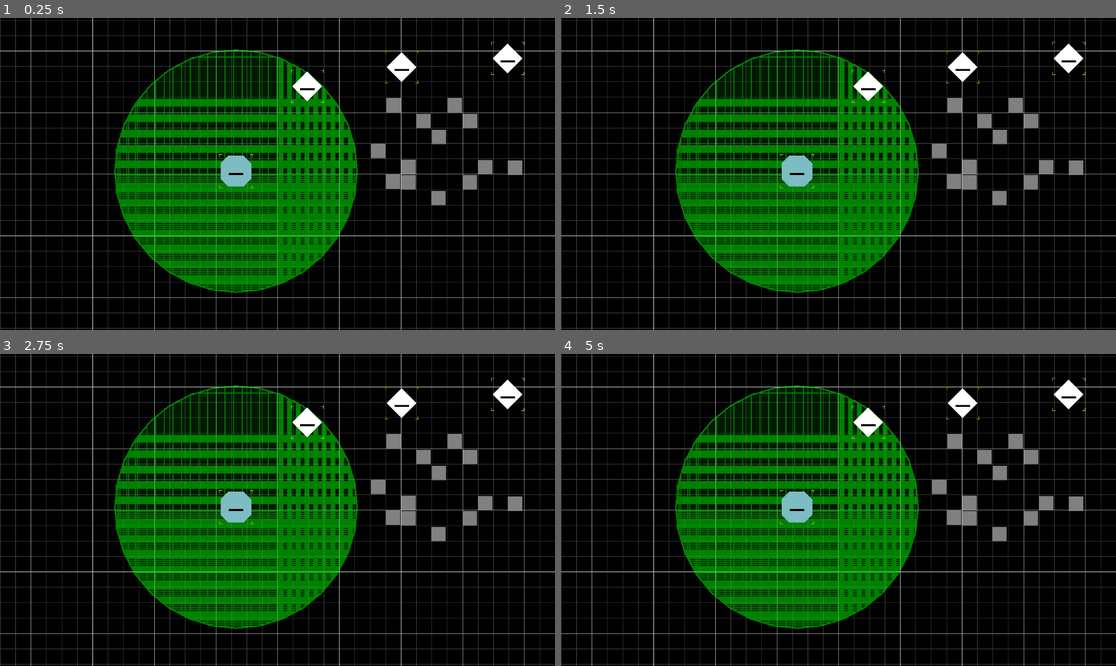
Above: before the commit, frames 1-4 (two rows, left to right).
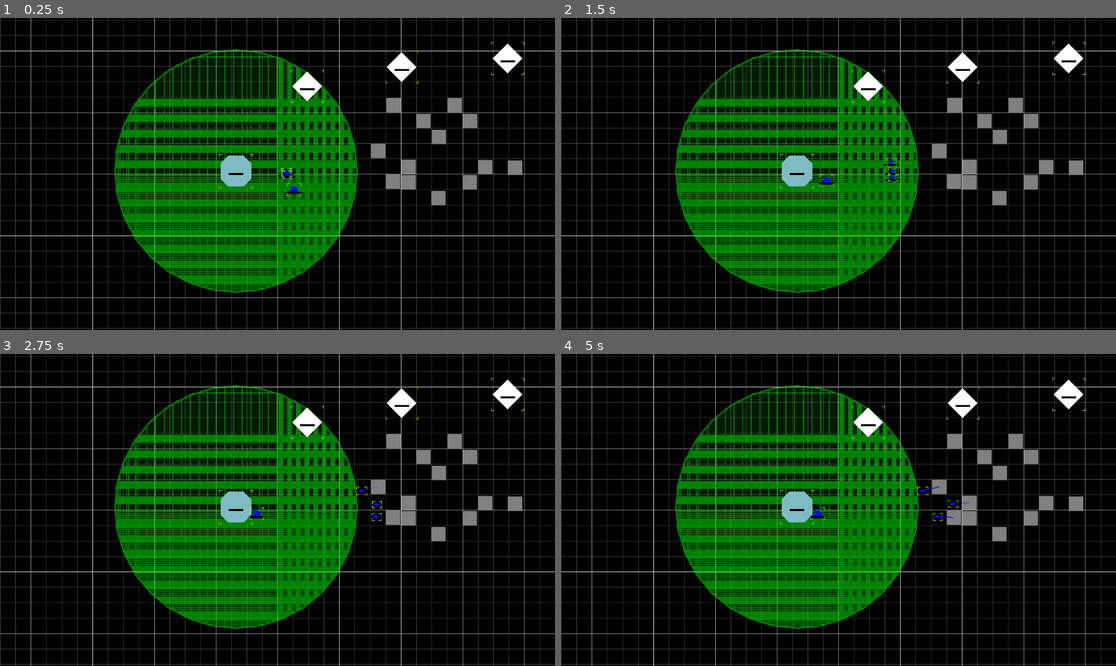
Above: after the commit, the same moments.

Repository: AtkinTC/space-industry-v4
Game: Godot game, scene res://game/test_scene.tscn
Two runs of this game, one before a commit and one after it. Both use one fixed random seed, a clock stepped at 60 frames per second and the inputs below.
Inputs (mouse positions are in pixels of both pictures, inside the frame that each line leads up to):
- Up to frame 1 (0.25 s): no input
- Up to frame 2 (1.5 s): move the mouse to (960, 158) at 0.52 s; click (960, 158) at 0.67 s; move the mouse to (727, 189) at 1.27 s; click (727, 189) at 1.42 s
- Up to frame 3 (2.75 s): move the mouse to (333, 441) at 2.02 s; click (333, 441) at 2.17 s
- Up to frame 4 (5 s): tap Enter at 2.75, 4.25 s; move the mouse to (810, 572) at 2.77 s; click (810, 572) at 2.92 s; tap Space at 3.5 s; move the mouse to (1005, 556) at 3.52 s; click (1005, 556) at 3.67 s; move the mouse to (672, 463) at 4.27 s; click (672, 463) at 4.42 s

The runs differ from the first frame. In frame 1, 0.1% of the frame differs, in the area x 50-55%, y 47-58%; in frame 2, 0.1%; in frame 3, 0.1%; in frame 4, 0.2%, in the area x 44-74%, y 42-54%.
Error before the commit: Cannot call method 'add_child' on a null value. (res://singleton/entity_manager.gd:48)

Commit message:
move more of entity class responsibility into EntityDefinition classes

Diff:
--- a/game/entity/entity.gd
+++ b/game/entity/entity.gd
@@ -34,6 +34,10 @@
 	deferred_ready.call_deferred()
 	setup_inventory()
 
+	if(entity_def.influence_radius > 0):
+		var influence_node := InfluenceNode.new(entity_def.influence_radius)
+		add_child(influence_node)
+
 	if (tools_node != null):
 		for child in tools_node.get_children():
 			if(child is Tool):
@@ -45,7 +49,7 @@
 	SignalBus.entity_ready.emit(self)
 
 func setup_inventory() -> void:
-	if(inventory == null):
+	if(inventory == null && entity_def.base_inventory_capacity > 0):
 		inventory = Inventory.new(entity_def.base_inventory_capacity)
 
 func get_tools(tool_type : String) -> Array[Tool]:
--- a/game/entity/influence_node.gd
+++ b/game/entity/influence_node.gd
@@ -2,6 +2,9 @@
 class_name InfluenceNode
 
 @export var radius : float = 250
+
+func _init(_radius : float) -> void:
+	radius = _radius
 
 func _ready() -> void:
 	SignalBus.register_influence_node.emit(self)
--- a/game/entity/resource/entity_definition.gd
+++ b/game/entity/resource/entity_definition.gd
@@ -5,3 +5,4 @@
 @export var scene : PackedScene
 @export var base_inventory_capacity : int = -1
 @export var construction_cost : Dictionary = {}
+@export var influence_radius : float = -1
--- a/game/entity/resource/structure_definition.gd
+++ b/game/entity/resource/structure_definition.gd
@@ -1,2 +1,4 @@
 extends EntityDefinition
 class_name StructureDefinition
+
+@export var dock_range : float = 50
--- a/game/entity/ship/ship.gd
+++ b/game/entity/ship/ship.gd
@@ -42,6 +42,8 @@
 var velocity := Vector2.ZERO
 
 func setup_from_entity_def() -> void:
+	if(entity_def == null):
+		entity_def = ShipDefinition.new()
 	super.setup_from_entity_def()
 
 func setup_from_init_parameters() -> void:
--- a/game/entity/structure/structure.gd
+++ b/game/entity/structure/structure.gd
@@ -1,11 +1,11 @@
 extends Entity
 class_name Structure
-
-@export var dock_range : float = 50
 
 @export var is_depot : bool = false
 
 func setup_from_entity_def() -> void:
+	if(entity_def == null):
+		entity_def = StructureDefinition.new()
 	super.setup_from_entity_def()
 
 func setup_from_init_parameters() -> void:
@@ -16,4 +16,4 @@
 	add_to_group(Strings.GROUP_STRUCTURE)
 
 func get_dock_range() -> float:
-	return dock_range
+	return (entity_def as StructureDefinition).dock_range
--- a/game/entity/structure/structure.tscn
+++ b/game/entity/structure/structure.tscn
@@ -1,14 +1,7 @@
-[gd_scene load_steps=7 format=3 uid="uid://co8g67bnh8fcs"]
+[gd_scene load_steps=4 format=3 uid="uid://co8g67bnh8fcs"]
 
 [ext_resource type="Script" path="res://game/entity/structure/structure.gd" id="1_wf8uc"]
-[ext_resource type="Script" path="res://game/entity/inventory.gd" id="2_5k0dg"]
 [ext_resource type="Script" path="res://game/entity/entity_debug_display.gd" id="3_hh5cf"]
-[ext_resource type="Script" path="res://game/entity/influence_node.gd" id="4_vpvrl"]
-
-[sub_resource type="Resource" id="Resource_lw723"]
-script = ExtResource("2_5k0dg")
-capacity = 100
-contents = {}
 
 [sub_resource type="RectangleShape2D" id="RectangleShape2D_m4rl2"]
 size = Vector2(64, 64)
@@ -16,7 +9,6 @@
 [node name="Station" type="Area2D"]
 script = ExtResource("1_wf8uc")
 is_depot = true
-inventory = SubResource("Resource_lw723")
 
 [node name="CollisionShape2D" type="CollisionShape2D" parent="."]
 shape = SubResource("RectangleShape2D_m4rl2")
@@ -25,8 +17,5 @@
 color = Color(0.498039, 0.741176, 0.768627, 1)
 polygon = PackedVector2Array(16, -32, 32, -16, 32, 16, 16, 32, -16, 32, -32, 16, -32, -16, -16, -32)
 
-[node name="InfluenceNode" type="Node2D" parent="."]
-script = ExtResource("4_vpvrl")
-
 [node name="EntityDebugDisplay" type="Node2D" parent="."]
 script = ExtResource("3_hh5cf")
--- a/game/test_scene.tscn
+++ b/game/test_scene.tscn
@@ -8,10 +8,11 @@
 [ext_resource type="Shader" path="res://resources/shaders/canvas_group_area.gdshader" id="5_b2sve"]
 [ext_resource type="PackedScene" uid="uid://co8g67bnh8fcs" path="res://game/entity/structure/structure.tscn" id="5_r73p8"]
 [ext_resource type="Script" path="res://game/influence_canvas.gd" id="5_w38rg"]
-[ext_resource type="Script" path="res://game/structure_manager.gd" id="6_tn125"]
 [ext_resource type="Script" path="res://game/entity/inventory.gd" id="6_umlrr"]
-[ext_resource type="Script" path="res://game/ship_manager.gd" id="7_215xa"]
+[ext_resource type="Script" path="res://game/structures_parent_node.gd" id="8_6hhf1"]
 [ext_resource type="PackedScene" uid="uid://f5tgpd66v4k" path="res://game/entity/structure/construction_site.tscn" id="8_sbvsf"]
+[ext_resource type="Resource" uid="uid://db05x42u1t7ce" path="res://resources/entity_definitions/structure_definitions/station_core_001.tres" id="10_m3o5a"]
+[ext_resource type="Script" path="res://game/ships_parent_node.gd" id="12_t0iog"]
 [ext_resource type="Script" path="res://game/entity/selection_areas_layer.gd" id="15_5qeme"]
 
 [sub_resource type="ShaderMaterial" id="ShaderMaterial_hglpe"]
@@ -105,26 +106,27 @@
 [node name="IronAsteroid8" parent="Objects" instance=ExtResource("4_3tfyi")]
 position = Vector2(241, -143)
 
-[node name="Structures" type="Node2D" parent="."]
-script = ExtResource("6_tn125")
+[node name="StructuresParentNode" type="Node2D" parent="."]
+script = ExtResource("8_6hhf1")
 
-[node name="Station" parent="Structures" instance=ExtResource("5_r73p8")]
+[node name="Station" parent="StructuresParentNode" instance=ExtResource("5_r73p8")]
 position = Vector2(-86, -6)
+entity_def = ExtResource("10_m3o5a")
 
-[node name="ConstructionSite" parent="Structures" instance=ExtResource("8_sbvsf")]
+[node name="ConstructionSite" parent="StructuresParentNode" instance=ExtResource("8_sbvsf")]
 position = Vector2(478, -240)
-inventory = SubResource("Resource_fo1y5")
+inventory = SubResource("Resource_r10mc")
 
-[node name="ConstructionSite2" parent="Structures" instance=ExtResource("8_sbvsf")]
+[node name="ConstructionSite2" parent="StructuresParentNode" instance=ExtResource("8_sbvsf")]
 position = Vector2(258, -222)
-inventory = SubResource("Resource_frfi2")
+inventory = SubResource("Resource_1knf0")
 
-[node name="ConstructionSite3" parent="Structures" instance=ExtResource("8_sbvsf")]
+[node name="ConstructionSite3" parent="StructuresParentNode" instance=ExtResource("8_sbvsf")]
 position = Vector2(62, -182)
-inventory = SubResource("Resource_8nyyr")
+inventory = SubResource("Resource_wwuqt")
 
-[node name="ShipManager" type="Node2D" parent="."]
-script = ExtResource("7_215xa")
+[node name="ShipsParentNode" type="Node2D" parent="."]
+script = ExtResource("12_t0iog")
 
 [node name="SelectionAreasLayer" type="Node2D" parent="."]
 script = ExtResource("15_5qeme")
--- /dev/null
+++ b/resources/entity_definitions/structure_definitions/station_core_001.tres
@@ -0,0 +1,13 @@
+[gd_resource type="Resource" script_class="StructureDefinition" load_steps=3 format=3 uid="uid://db05x42u1t7ce"]
+
+[ext_resource type="PackedScene" uid="uid://co8g67bnh8fcs" path="res://game/entity/structure/structure.tscn" id="1_01qrh"]
+[ext_resource type="Script" path="res://game/entity/resource/structure_definition.gd" id="2_8ixjl"]
+
+[resource]
+script = ExtResource("2_8ixjl")
+dock_range = 50.0
+entity_type = "station_core_001"
+scene = ExtResource("1_01qrh")
+base_inventory_capacity = 100
+construction_cost = {}
+influence_radius = 250.0
--- a/resources/entity_definitions/structure_definitions/test_structure.tres
+++ b/resources/entity_definitions/structure_definitions/test_structure.tres
@@ -5,9 +5,11 @@
 
 [resource]
 script = ExtResource("1_5kxhk")
+dock_range = 50.0
 entity_type = "test_structure"
 scene = ExtResource("1_48vp5")
 base_inventory_capacity = -1
 construction_cost = {
 "iron_ore": 12
 }
+influence_radius = 150.0
Not shown: 2 places in game/test_scene.tscn that only renumber resources
